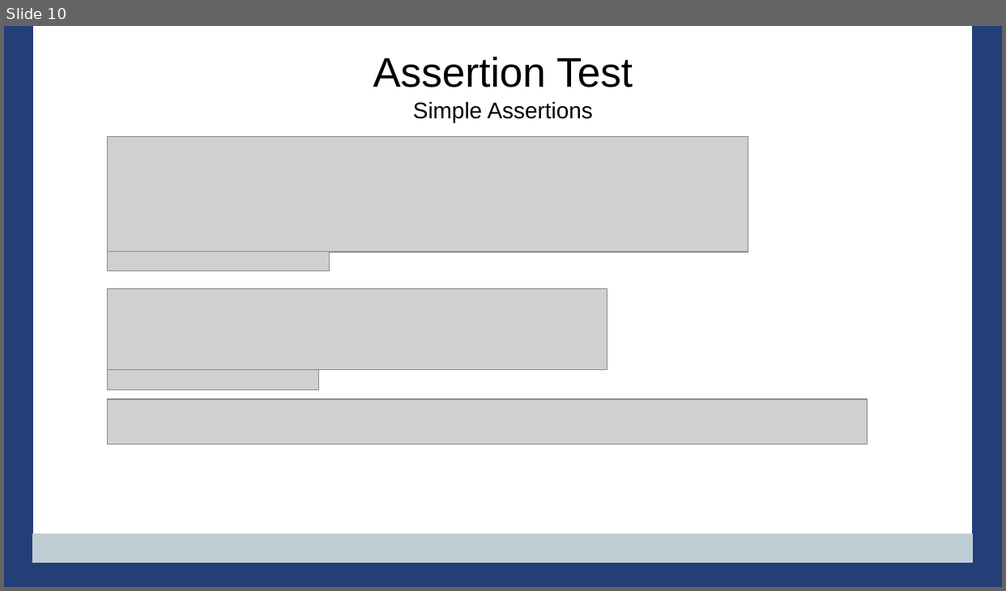
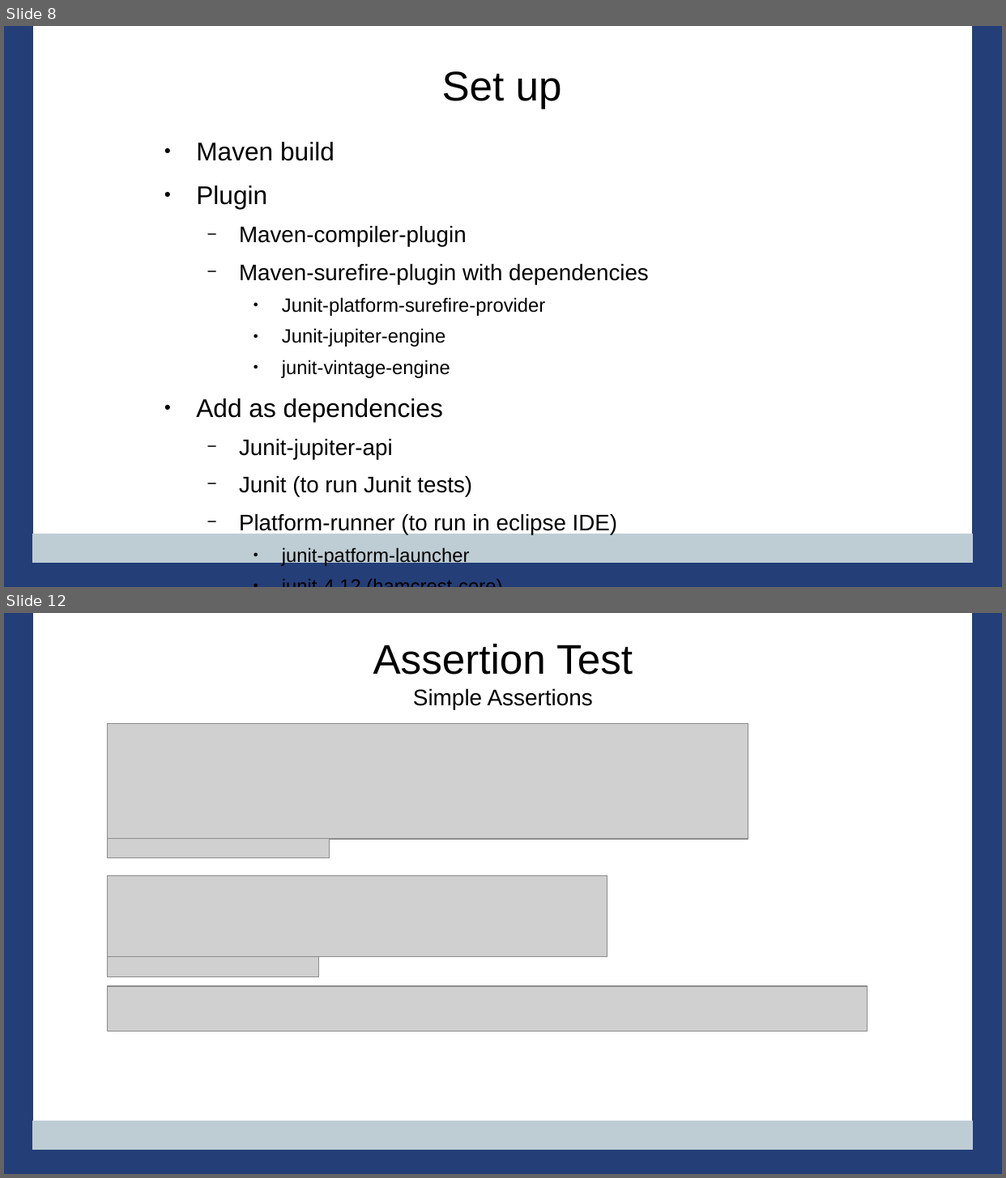
Before and after one commit to PennState/junit5-presentation, a slide deck: src/site/presentation/Junit5_Presentation_JavaOne_2016.odp. Shown one above the other, each under a label of ours: slide 10 before the commit, slides 8 and 12 after it; the slides between them are not shown. The pictures are 1006x591 and 1006x1178 pixels, drawn with LibreOffice and Linux fonts; fonts in the diff are those of the drawing; grey boxes stand for pictures; background and template pictures are left out. Boxes give left, top, right and bottom in pixels: in the first picture for what was removed or moved away, otherwise in the second. Text is boxed around its words. In the diff, an @@ line names an element or a change of style, - is before the commit and + after.

```diff
--- a/src/site/presentation/Junit5_Presentation_JavaOne_2016.odp
+++ b/src/site/presentation/Junit5_Presentation_JavaOne_2016.odp
@@ slide 8 added at <box>4,26,1002,587</box>, background #FFFFFF; not listed: 4 template elements that a slide beside it also shows @@
@@ title added at <box>442,71,562,109</box>, 33 pt, text #000000 @@
+Set up
@@ text added at <box>196,142,649,567</box>, 17.9 pt, text #000000 @@
+● Maven build
+● Plugin
+  − Maven-compiler-plugin
+  − Maven-surefire-plugin with dependencies
+    ● Junit-platform-surefire-provider
+    ● Junit-jupiter-engine
+    ● junit-vintage-engine
+● Add as dependencies
+  − Junit-jupiter-api
+  − Junit (to run Junit tests)
+  − Platform-runner (to run in eclipse IDE)
+    ● junit-patform-launcher
+    ● junit-4.12 (hamcrest-core)
@@ what was slide 10 is now slide 12 @@
```
Also in this commit, not shown: 13 slides changed, 5 other slides added, 7 slides removed, 1 other file.
